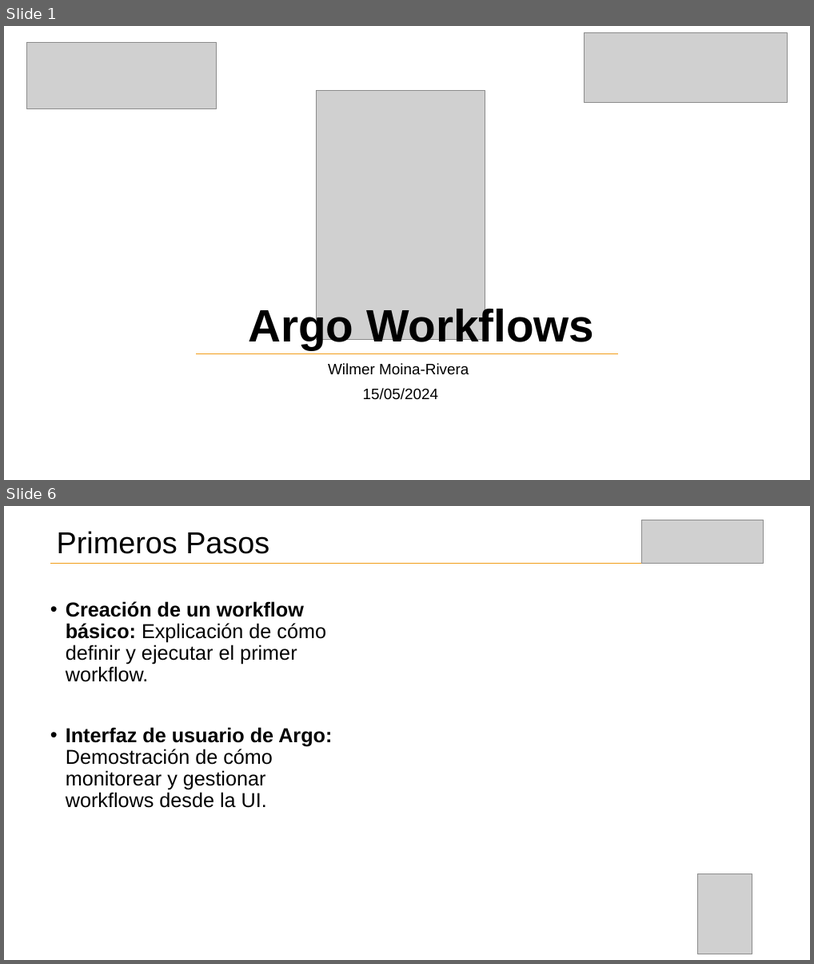
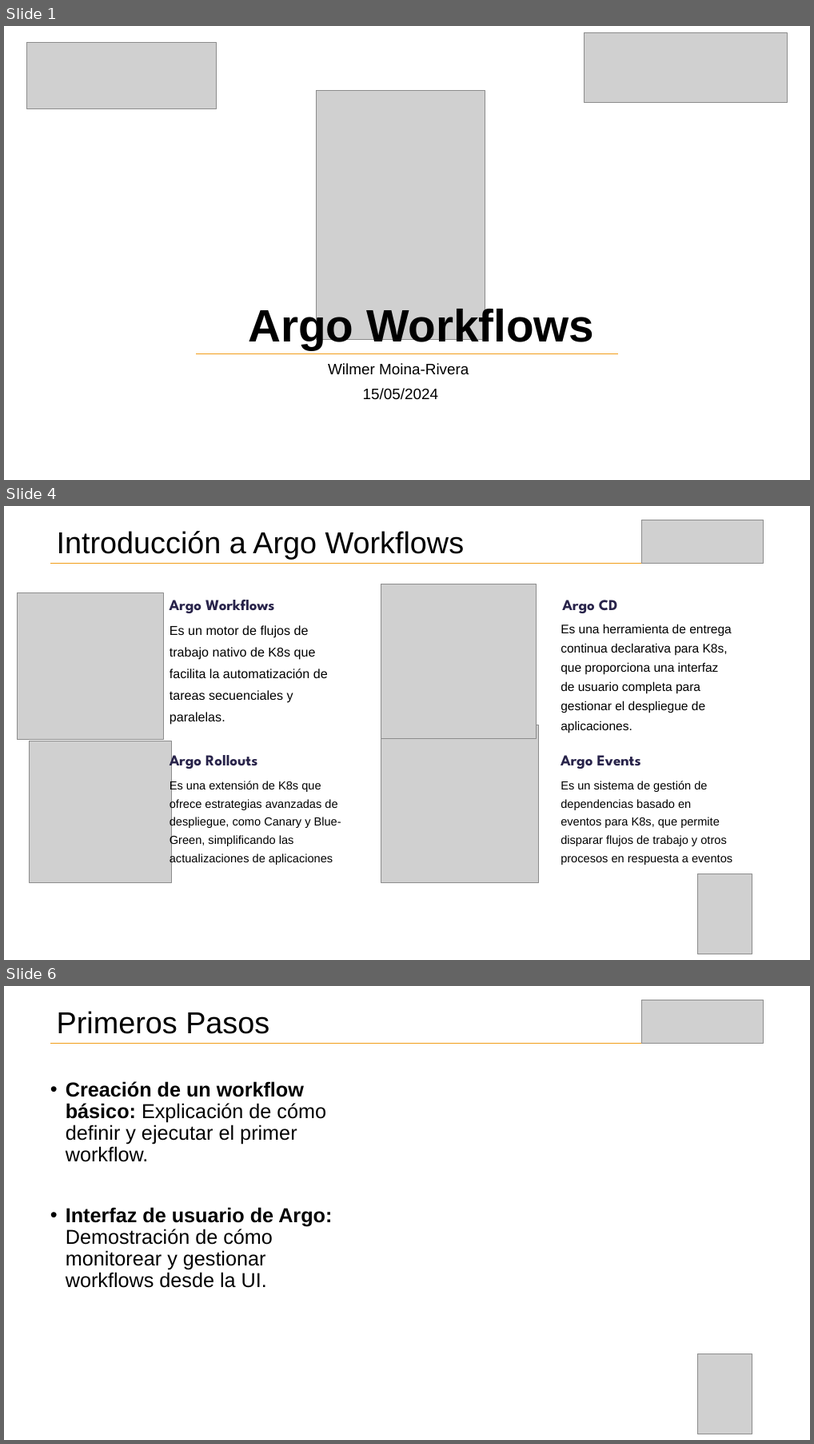
Before and after one commit to myworkshops/argo-workflows, a slide deck: documentation/argoworkflows.pptx. Shown one above the other, each under a label of ours: slides 1 and 6 before the commit, slides 1, 4 and 6 after it; the slides between them are not shown. The pictures are 814x964 and 814x1444 pixels, drawn with LibreOffice and Linux fonts; fonts in the diff are those of the drawing; grey boxes stand for pictures. Boxes give left, top, right and bottom in pixels: in the first picture for what was removed or moved away, otherwise in the second. Text is boxed around its words. In the diff, an @@ line names an element or a change of style, - is before the commit and + after.

```diff
--- a/documentation/argoworkflows.pptx
+++ b/documentation/argoworkflows.pptx
@@ slide 4 added at [4, 506, 810, 960], background #FFFFFF @@
@@ picture added at [642, 520, 764, 563] @@
@@ title added at [57, 531, 465, 559], 36 pt, text #000000 @@
+Introducción a Argo Workflows
@@ line added from (50, 563) to (759, 563), #F19D19 1 pt @@
@@ picture added at [17, 593, 163, 740] @@
@@ text added at [170, 600, 274, 613], 18 pt, text #28234A, bold @@
+Argo Workflows
@@ picture added at [382, 584, 536, 738] @@
@@ text added at [562, 600, 618, 613], 18 pt, text #28234A, bold @@
+Argo CD
@@ text added at [170, 625, 328, 724], 15.3 pt, text #000000 @@
+Es un motor de flujos de trabajo nativo de K8s que facilita la automatización de tareas secuenciales y paralelas.
@@ text added at [561, 624, 732, 732], 14.8 pt, text #000000 @@
+Es una herramienta de entrega continua declarativa para K8s, que proporciona una interfaz de usuario completa para gestionar el despliegue de aplicaciones.
@@ picture added at [30, 740, 171, 882] @@
@@ picture added at [382, 725, 538, 882] @@
@@ text added at [170, 750, 258, 771], 18 pt, text #28234A, bold @@
+Argo Rollouts
@@ text added at [561, 755, 642, 768], 18 pt, text #28234A, bold @@
+Argo Events
@@ text added at [170, 780, 342, 864], 13.9 pt, text #000000 @@
+Es una extensión de K8s que ofrece estrategias avanzadas de despliegue, como Canary y Blue-Green, simplificando las actualizaciones de aplicaciones
@@ text added at [561, 780, 733, 864], 13.9 pt, text #000000 @@
+Es un sistema de gestión de dependencias basado en eventos para K8s, que permite disparar flujos de trabajo y otros procesos en respuesta a eventos
@@ picture added at [698, 874, 753, 954] @@
```
Also in this commit, not shown: 3 slides changed, 1 slide removed.
